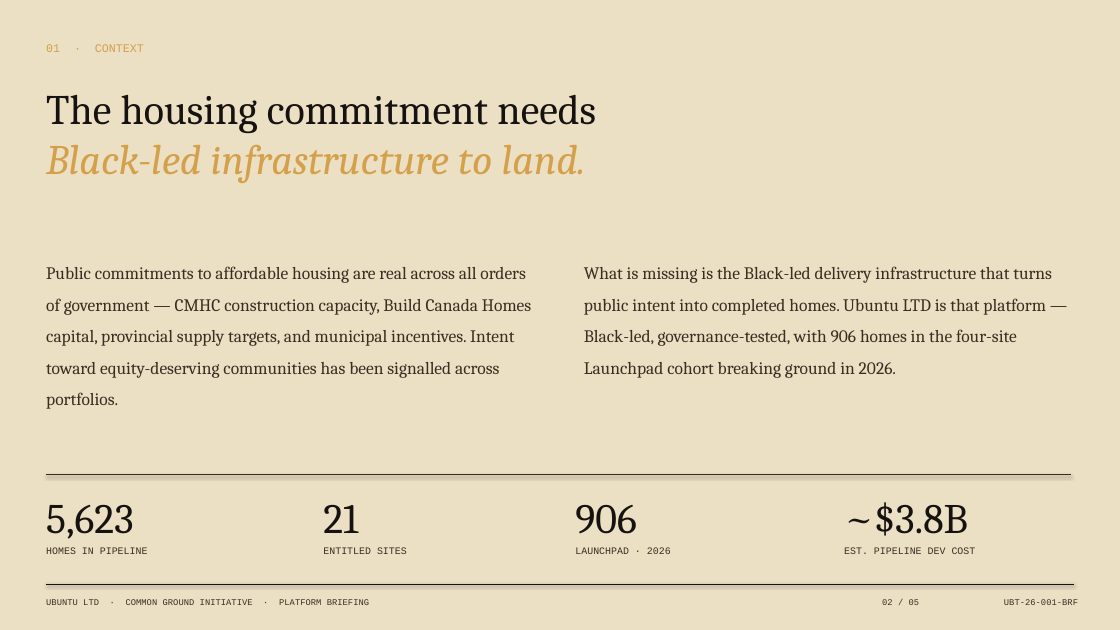
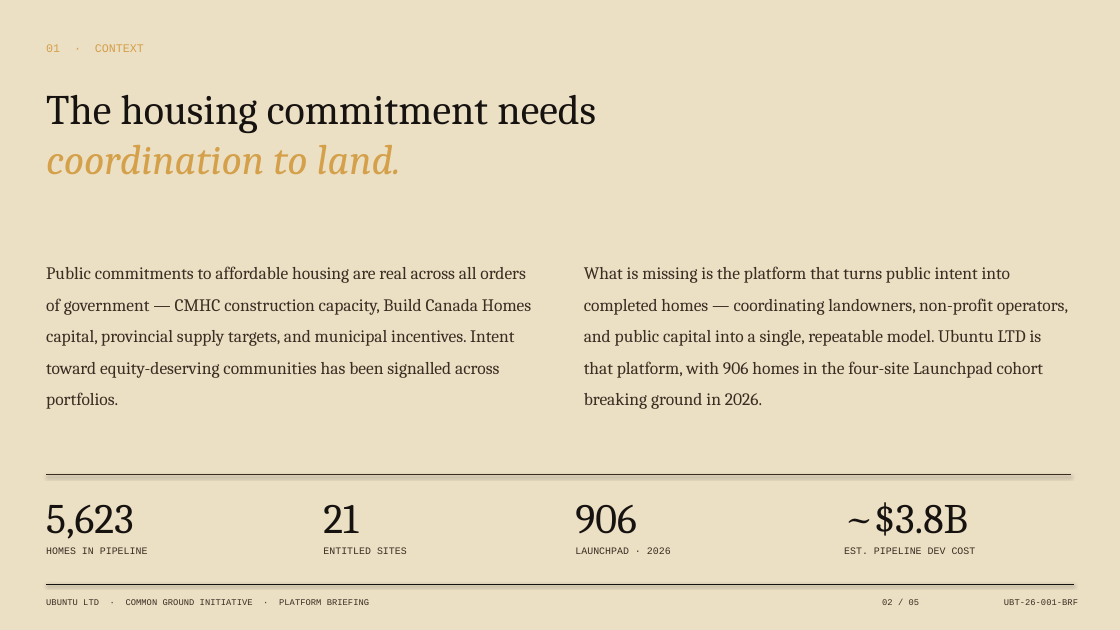
Before and after one commit to jasonallenjohn-cell/ubuntu-ltd-brand-guidelines, a slide deck: slide 2 of templates/decks/ubuntu-ltd-platform-briefing.pptx. Drawn at 1120x630 pixels with LibreOffice and Linux fonts; fonts in the diff are those of the drawing. Boxes give left, top, right and bottom in pixels: in the first picture for what was removed or moved away, otherwise in the second. Text is boxed around its words. In the diff, an @@ line names an element or a change of style, - is before the commit and + after.

```diff
--- a/templates/decks/ubuntu-ltd-platform-briefing.pptx
+++ b/templates/decks/ubuntu-ltd-platform-briefing.pptx
@@ text at box(46, 145, 401, 174): text changed @@
-Black-led infrastructure to land.
+coordination to land.
@@ text at box(584, 266, 1068, 409): text changed @@
-What is missing is the Black-led delivery infrastructure that turns public intent into completed homes. Ubuntu LTD is that platform — Black-led, governance-tested, with 906 homes in the four-site Launchpad cohort breaking ground in 2026.
+What is missing is the platform that turns public intent into completed homes — coordinating landowners, non-profit operators, and public capital into a single, repeatable model. Ubuntu LTD is that platform, with 906 homes in the four-site Launchpad cohort breaking ground in 2026.
```
